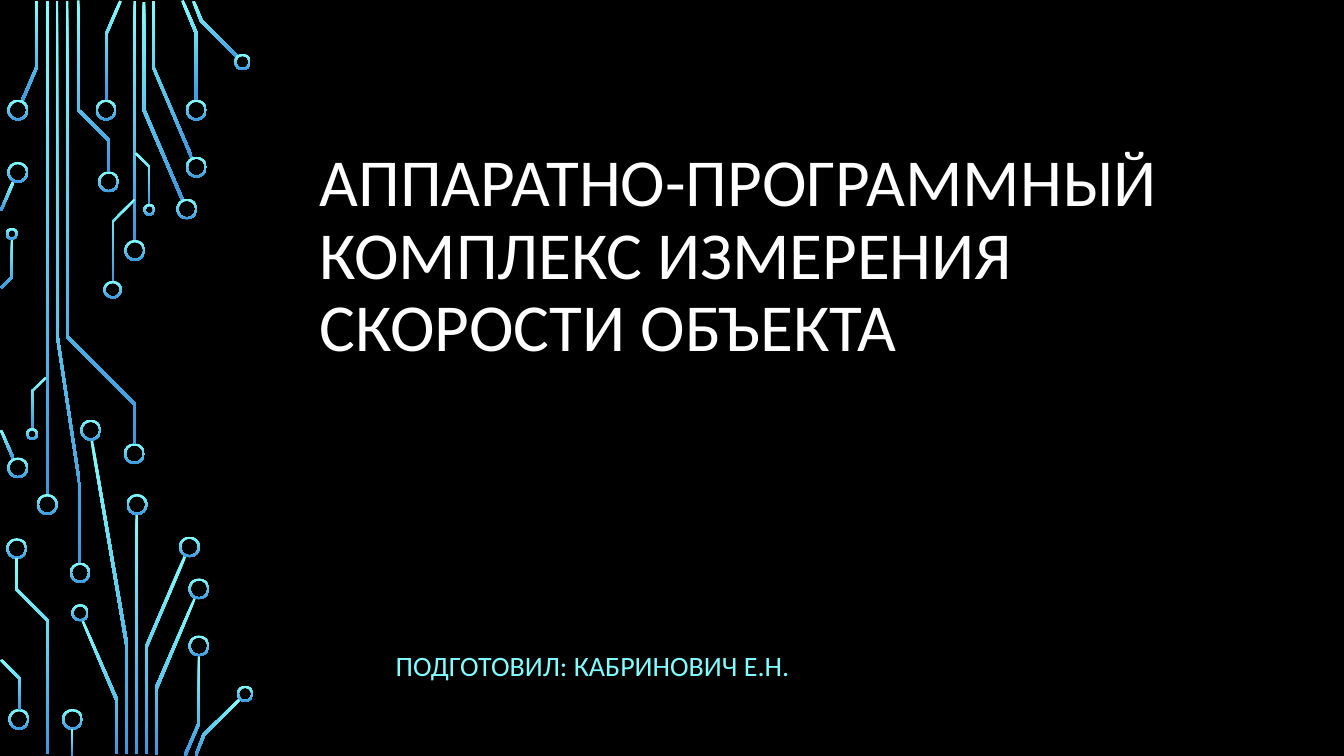
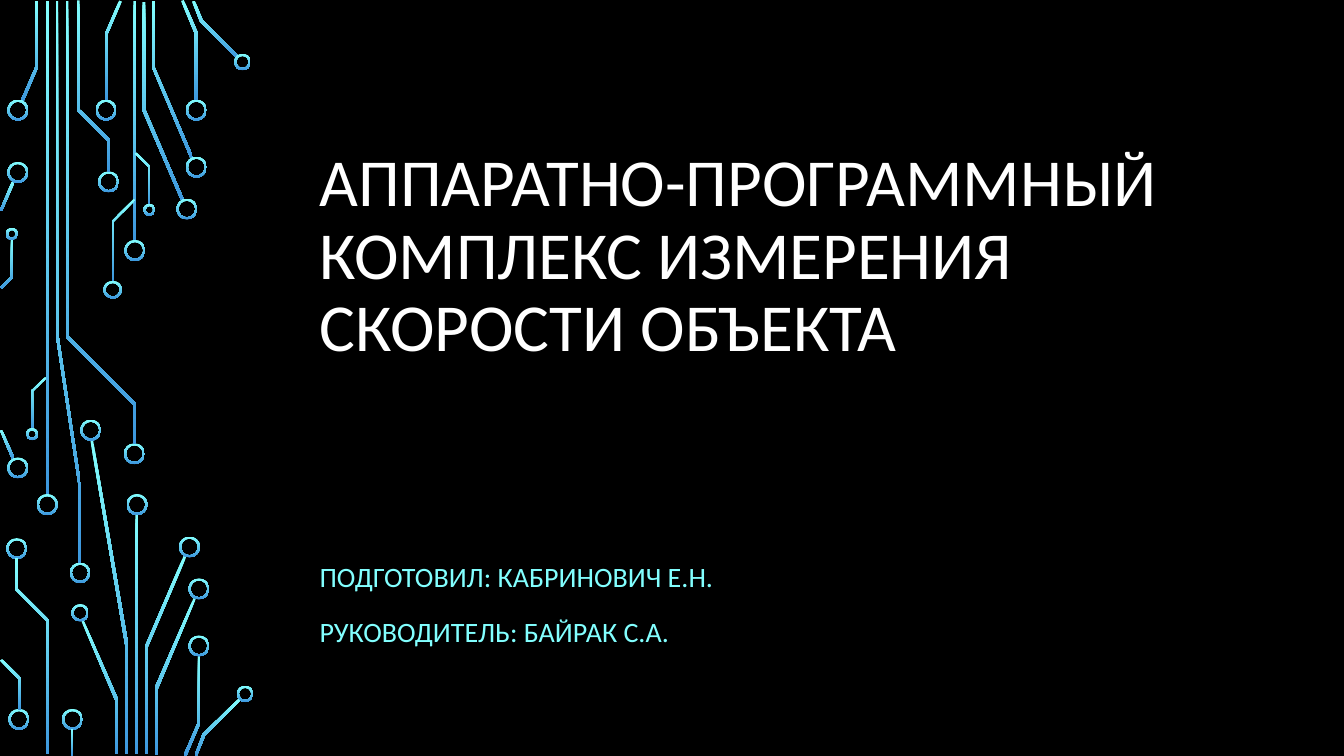
Before and after one commit to ALPause23/Diplom, a slide deck: slide 1 of Презентация.pptx. Drawn at 1344x756 pixels with LibreOffice and Linux fonts; fonts in the diff are those of the drawing; background and template pictures are left out. Boxes give left, top, right and bottom in pixels: in the first picture for what was removed or moved away, otherwise in the second. Text is boxed around its words. In the diff, an @@ line names an element or a change of style, - is before the commit and + after.

```diff
--- a/Презентация.pptx
+++ b/Презентация.pptx
@@ subtitle "ПОДГОТОВИЛ: КАБРИНОВИЧ Е.Н." moved from (x1=396, y1=658, x2=789, y2=681) to (x1=320, y1=569, x2=713, y2=647) @@
@@ subtitle at (x1=320, y1=619, x2=669, y2=647): paragraph added @@
+РУКОВОДИТЕЛЬ: БАЙРАК С.А.
```
Also in this commit, not shown: 26 other files.
